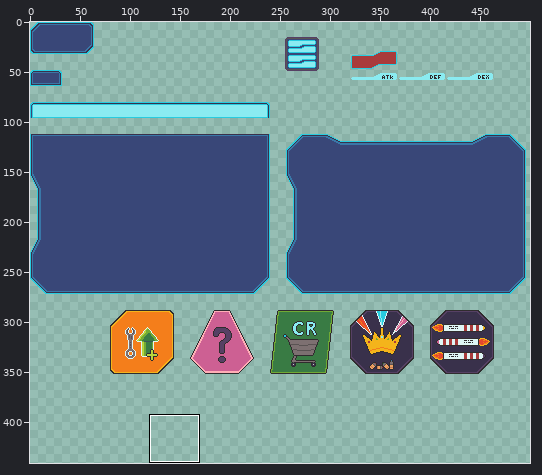
Pixel-art file -- assets/UI_theme_asset_sheet.aseprite. The first picture is a wide view before the edit; the outline marks the close-up.
Close-up. Before:
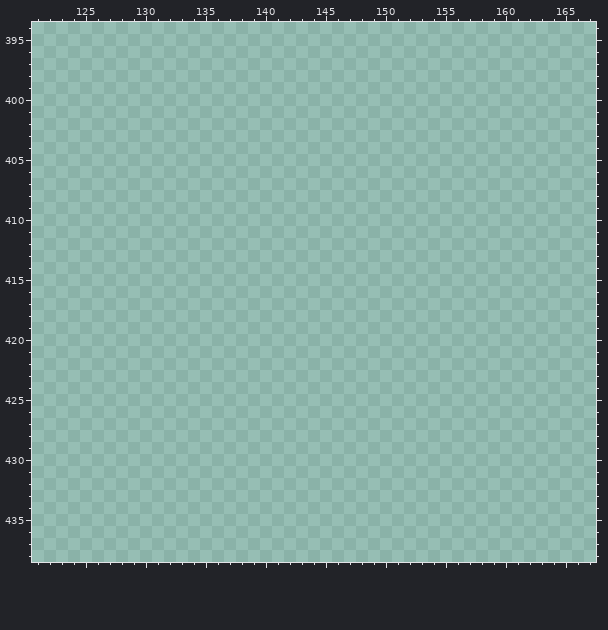
1000x1000 pixels, 1 frame. Shown: x 121..167, y 394..438. The wide view leaves out empty margins. The commit also changed other parts of the picture, which this record leaves out.
New version:
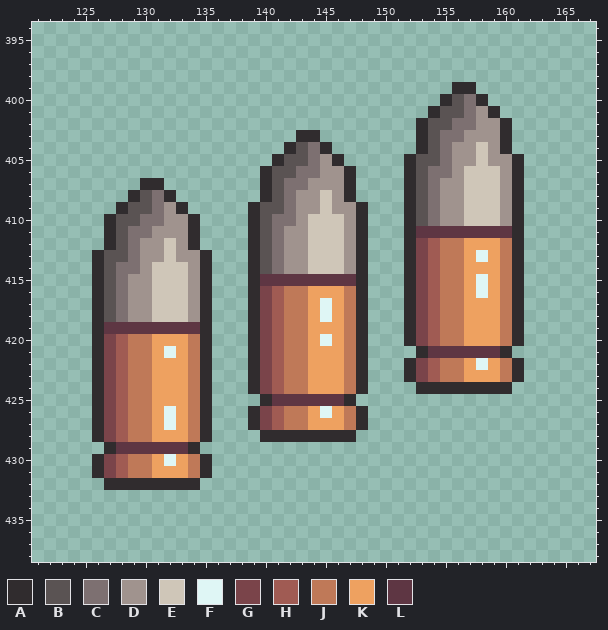
Palette (. is transparent): A #302c2e  B #5a5353  C #7d7071  D #a0938e  E #cfc6b8  F #dff6f5  G #7a444a  H #a05b53  J #bf7958  K #eea160  L #5e3643
Difference:
Changed rows in their new state; - is an unchanged pixel.
first column x 126:
399 ------------------------------AA----
400 -----------------------------ABCA---
401 ----------------------------ABBCDA--
402 ---------------------------ABBCCDDA-
403 -----------------AA--------ABCCDDDA-
404 ----------------ABCA-------ABCDDEDA-
405 ---------------ABBCDA-----ABBCDDEDDA
406 --------------ABBCCDDA----ABCCDEEEDA
407 ----AA--------ABCCDDDA----ABCDDEEEDA
408 ---ABCA-------ABCDDEDA----ABCDDEEEDA
409 --ABBCDA-----ABBCDDEDDA---ABCDDEEEDA
410 -ABBCCDDA----ABCCDEEEDA---ABCDDEEEDA
411 -ABCCDDDA----ABCDDEEEDA---ALLLLLLLLA
412 -ABCDDEDA----ABCDDEEEDA---AGHJJKKKJA
413 ABBCDDEDDA---ABCDDEEEDA---AGHJJKFKJA
414 ABCCDEEEDA---ABCDDEEEDA---AGHJJKKKJA
415 ABCDDEEEDA---ALLLLLLLLA---AGHJJKFKJA
416 ABCDDEEEDA---AGHJJKKKJA---AGHJJKFKJA
417 ABCDDEEEDA---AGHJJKFKJA---AGHJJKKKJA
418 ABCDDEEEDA---AGHJJKFKJA---AGHJJKKKJA
419 ALLLLLLLLA---AGHJJKKKJA---AGHJJKKKJA
420 AGHJJKKKJA---AGHJJKFKJA---AGHJJKKKJA
421 AGHJJKFKJA---AGHJJKKKJA----ALLLLLLA-
422 AGHJJKKKJA---AGHJJKKKJA---AGHJJKFKJA
423 AGHJJKKKJA---AGHJJKKKJA---AGHJJKKKJA
424 AGHJJKKKJA---AGHJJKKKJA----AAAAAAAA-
425 AGHJJKKKJA----ALLLLLLA--------------
426 AGHJJKFKJA---AGHJJKFKJA-------------
427 AGHJJKFKJA---AGHJJKKKJA-------------
428 AGHJJKKKJA----AAAAAAAA--------------
429 -ALLLLLLA---------------------------
430 AGHJJKFKJA--------------------------
431 AGHJJKKKJA--------------------------
432 -AAAAAAAA---------------------------
Pixel boxes of the changes (left, top, right, bottom) in both close-ups:
added: (248, 82, 524, 442)
added: (92, 178, 212, 490)
